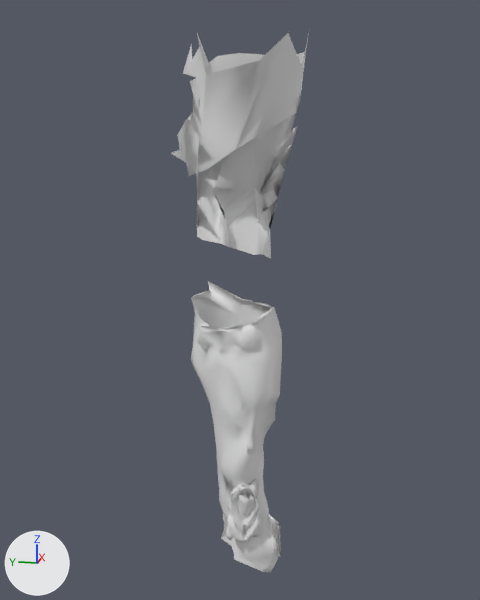
The FBX model Assets/Resources/Models/Equip/Arquimago_LuvaR.fbx: old version first, new version second.
Before and after are seen from a camera (50 mm lens) standing at (-0.916, -0.184, -0.163) and looking at (0.04, 0.007, -0.402). Lighting does not change. The marker at lower left points along +X, +Y and +Z. The first picture is the older version. Where no turn or scale is listed for an object, it has been applied to the vertices. Vertices at exactly the same position are counted once.

The first picture shows 'Piece'.
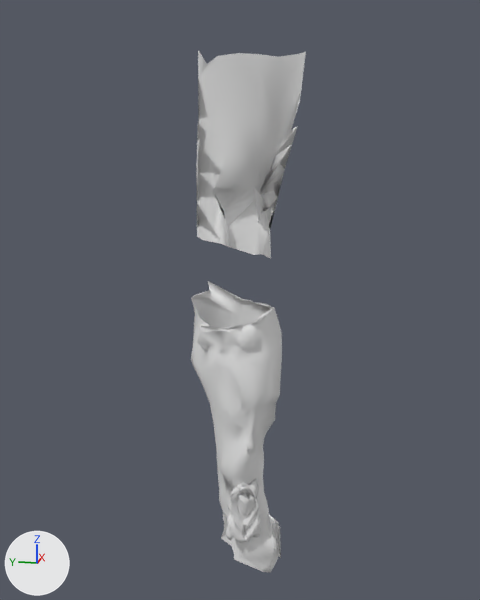
What differs and where, as boxes [x1, y1, x2, y2] in the pictures (480 x 600 px):
'Piece', reshaped (17% narrower): before [171, 28, 310, 573]; after [191, 50, 306, 573]
part 1 of me_piece_011, deleted: before [171, 28, 310, 176]

What changed in the scene script:
```text
Change me_piece_011:
    used by ob_piece; location = (0.0, 0.0, 0.0)
    remove me_piece_011.from_pydata(...)  # 868 vertices, 1498 faces; spans x -0.077..0.138, y -0.091..0.092, z -0.863..-0.025
    add me_piece_011.from_pydata(...)  # 839 vertices, 1469 faces; spans x -0.055..0.138, y -0.086..0.092, z -0.863..-0.048
    me_piece_011 part 1: the loose piece of 29 vertices spanning x -0.077..0.026, y -0.091..0.084, z -0.218..-0.025 is deleted
```
